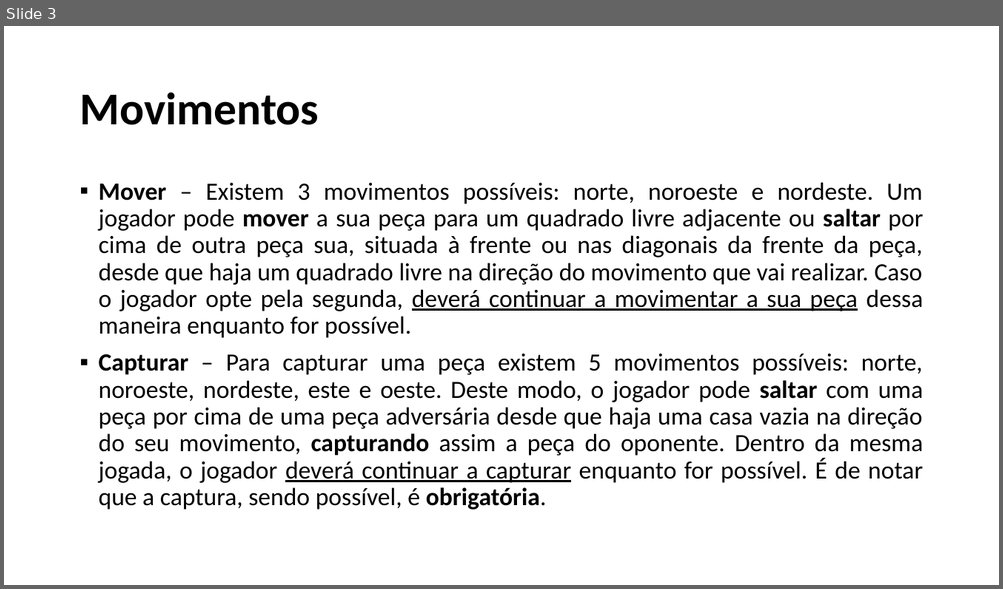
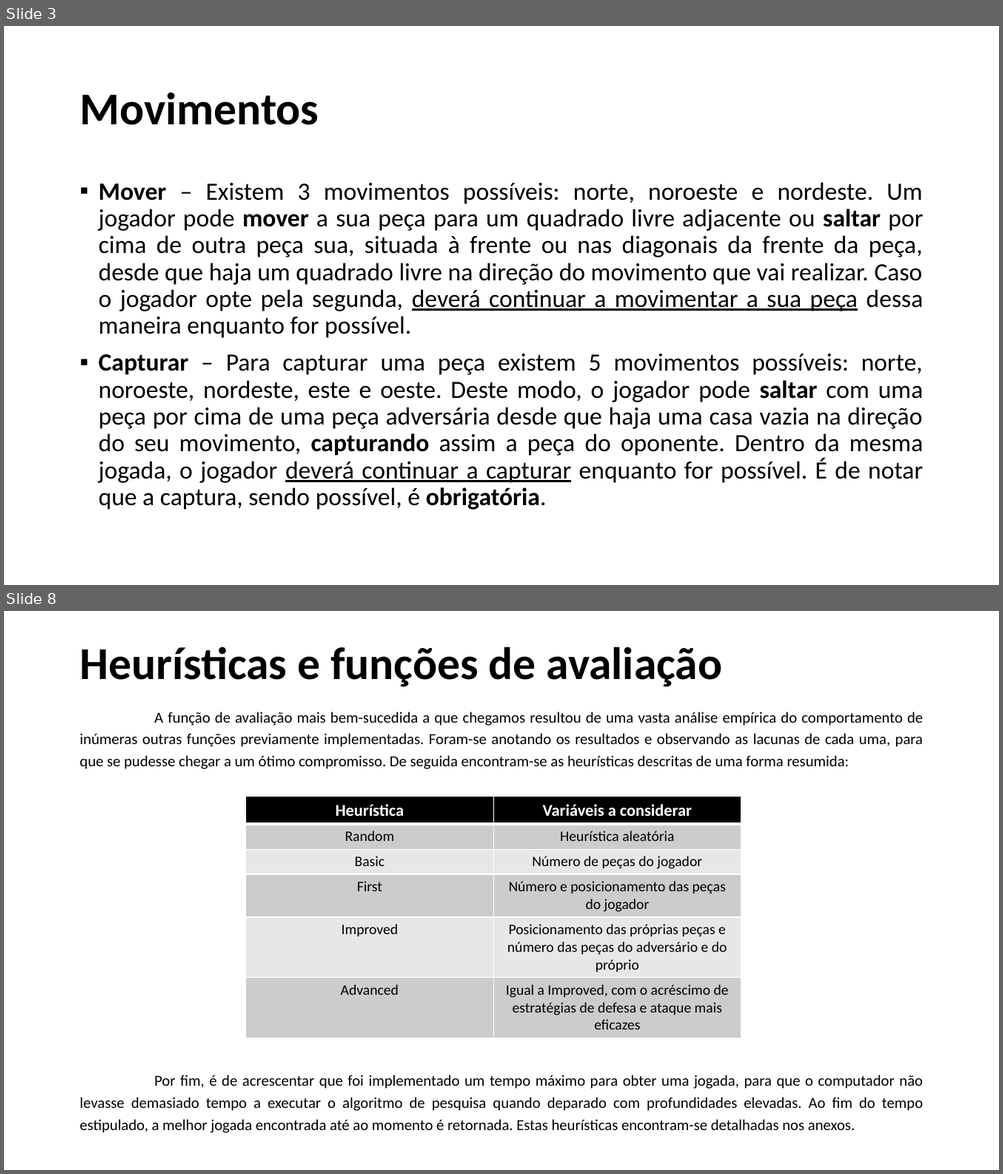
Before and after one commit to SergioDias47/Eximo, a slide deck: docs/IART-Eximo.pptx. Shown one above the other, each under a label of ours: slide 3 before the commit, slides 3 and 8 after it; the slides between them are not shown. The pictures are 1003x589 and 1003x1174 pixels, drawn with LibreOffice and Linux fonts; fonts in the diff are those of the drawing. Boxes give left, top, right and bottom in pixels: in the first picture for what was removed or moved away, otherwise in the second. Text is boxed around its words. In the diff, an @@ line names an element or a change of style, - is before the commit and + after.

```diff
--- a/docs/IART-Eximo.pptx
+++ b/docs/IART-Eximo.pptx
@@ slide 8 added at (4, 611, 999, 1170), background #FFFFFF @@
@@ text added at (79, 647, 723, 687), 44 pt, text #000000, bold @@
+Heurísticas e funções de avaliação
@@ text added at (79, 712, 922, 1133), 14.8 pt, text #000000 @@
+A função de avaliação mais bem-sucedida a que chegamos resultou de uma vasta análise empírica do comportamento de inúmeras outras funções previamente implementadas. Foram-se anotando os resultados e observando as lacunas de cada uma, para que se pudesse chegar a um ótimo compromisso. De seguida encontram-se as heurísticas descritas de uma forma resumida:
+Por fim, é de acrescentar que foi implementado um tempo máximo para obter uma jogada, para que o computador não levasse demasiado tempo a executar o algoritmo de pesquisa quando deparado com profundidades elevadas. Ao fim do tempo estipulado, a melhor jogada encontrada até ao momento é retornada. Estas heurísticas encontram-se detalhadas nos anexos.
@@ table added at (246, 797, 741, 1036), 6 rows, 2 columns @@
+Heurística | Variáveis a considerar
+Random | Heurística aleatória
+Basic | Número de peças do jogador
+First | Número e posicionamento das peças do jogador
+Improved | Posicionamento das próprias peças e número das peças do adversário e do próprio
+Advanced | Igual a Improved, com o acréscimo de estratégias de defesa e ataque mais eficazes
```
Also in this commit, not shown: 5 slides changed, 6 other slides added, 3 other files.
